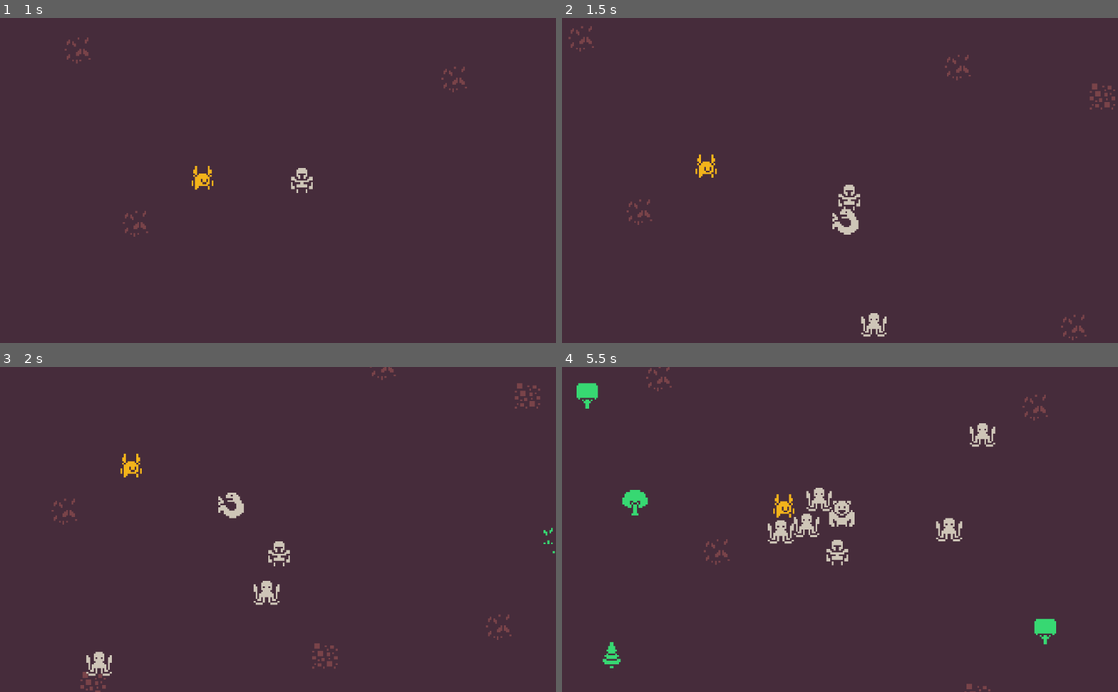
Above: before the commit, frames 1-4 (two rows, left to right).
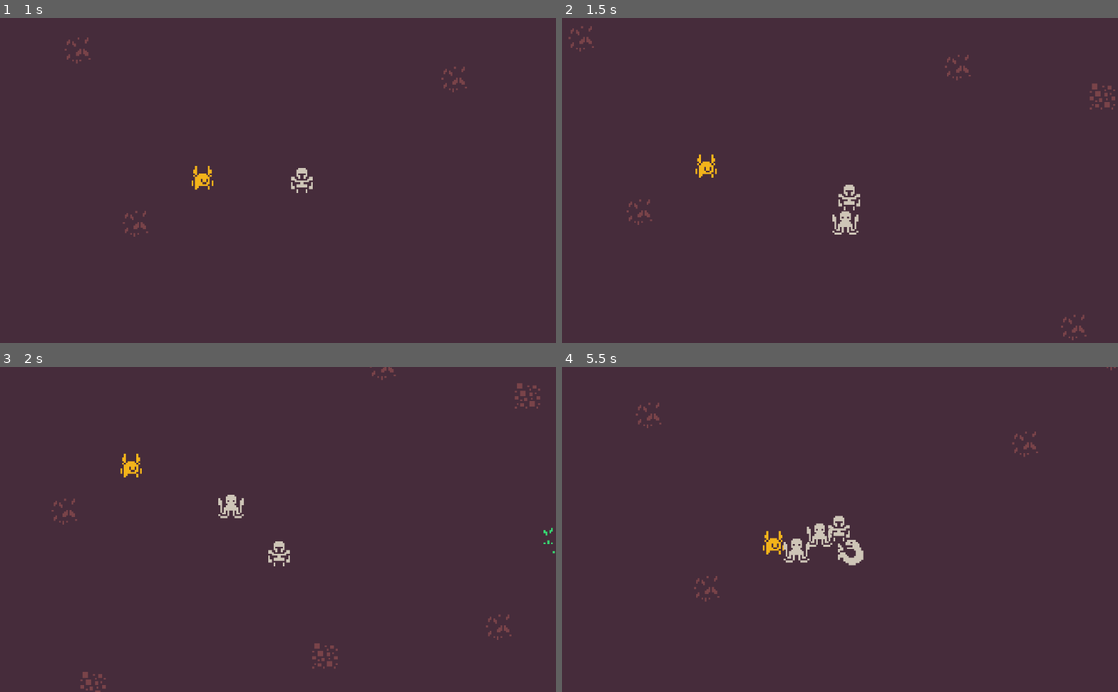
Above: after the commit, the same moments.

Repository: dsg-jam/LD46
Game: Godot game, scene res://assets/scenes/test.tscn
Same seed, same stepped clock (60 frames per second), same inputs: the game is played once before the commit and once after it.
Inputs:
- Up to frame 1 (1 s): tap Enter at 0.5 s; hold Right (player_right) from 0.53 s (still down); tap F (player_mine) at 0.6 s
- Up to frame 2 (1.5 s): release Right (player_right) at 1.28 s; hold Down (player_down) from 1.28 s (still down); tap G (player_place_turret) at 1.35 s
- Up to frame 3 (2 s): keep holding Down (player_down)
- Up to frame 4 (5.5 s): release Down (player_down) at 2.03 s; hold Right (player_right) 2.03-2.78 s; tap F (player_mine) at 2.1, 3.6, 5.1 s; hold Up (player_up) 2.78-3.53 s; tap G (player_place_turret) at 2.85, 4.35 s; hold Left (player_left) 3.53-5.03 s; hold Down (player_down) from 5.03 s (still down)

Frame 1 is identical in both runs. In frame 2, 0.4% of the frame differs, in the area x 48-59%, y 58-99%; in frame 3, 0.6%; in frame 4, 3.5%, in the area x 2-100%, y 0-100%.
Error after the commit: Parse Error: The function "rand_selection_weighted" already exists in this class (at line 10). (res://assets/scripts/math_utils.gd:28)

Commit message:
Turret system (#9)
* Added enemy texture and cleaning up

* Generating enemy with random texture

* Fixing total frame count

* Enemies are now damaging the Companion

Spawn point of enemies is now randomized

* Update Spawn and others

* Fixing

* Update enemy spawner

* add spawn manager

* Add Turret

* Added turrets with bullets

* Fixing turret settings

* Update

Co-authored-by: Simon Berger <simon@siku2.io>

Diff:
--- /dev/null
+++ b/assets/prefabs/Bullet_1.tscn
@@ -0,0 +1,22 @@
+[gd_scene load_steps=4 format=2]
+
+[ext_resource path="res://assets/textures/bullets/bullet_1.tres" type="Texture" id=1]
+[ext_resource path="res://assets/scripts/BulletControl.gd" type="Script" id=2]
+
+[sub_resource type="CircleShape2D" id=1]
+radius = 3.64533
+
+[node name="Bullet" type="KinematicBody2D"]
+script = ExtResource( 2 )
+damage = 20
+
+[node name="Sprite" type="Sprite" parent="."]
+texture = ExtResource( 1 )
+
+[node name="CollisionShape2D" type="CollisionShape2D" parent="."]
+shape = SubResource( 1 )
+
+[node name="Timer" type="Timer" parent="."]
+wait_time = 10.0
+autostart = true
+[connection signal="timeout" from="Timer" to="." method="_on_Timer_timeout"]
--- /dev/null
+++ b/assets/prefabs/Bullet_2.tscn
@@ -0,0 +1,23 @@
+[gd_scene load_steps=4 format=2]
+
+[ext_resource path="res://assets/textures/bullets/bullet_2.tres" type="Texture" id=1]
+[ext_resource path="res://assets/scripts/BulletControl.gd" type="Script" id=2]
+
+[sub_resource type="CircleShape2D" id=1]
+radius = 5.08575
+
+[node name="Bullet" type="KinematicBody2D"]
+position = Vector2( 50, 0 )
+script = ExtResource( 2 )
+speed = 125
+damage = 25
+
+[node name="Sprite" type="Sprite" parent="."]
+texture = ExtResource( 1 )
+
+[node name="CollisionShape2D" type="CollisionShape2D" parent="."]
+shape = SubResource( 1 )
+
+[node name="Timer" type="Timer" parent="."]
+wait_time = 10.0
+[connection signal="timeout" from="Timer" to="." method="_on_Timer_timeout"]
--- /dev/null
+++ b/assets/prefabs/Bullet_3.tscn
@@ -0,0 +1,23 @@
+[gd_scene load_steps=4 format=2]
+
+[ext_resource path="res://assets/textures/bullets/bullet_3.tres" type="Texture" id=1]
+[ext_resource path="res://assets/scripts/BulletControl.gd" type="Script" id=2]
+
+[sub_resource type="CircleShape2D" id=1]
+radius = 7.88493
+
+[node name="Bullet" type="KinematicBody2D"]
+position = Vector2( 50, 0 )
+script = ExtResource( 2 )
+speed = 100
+damage = 100
+
+[node name="Sprite" type="Sprite" parent="."]
+texture = ExtResource( 1 )
+
+[node name="CollisionShape2D" type="CollisionShape2D" parent="."]
+shape = SubResource( 1 )
+
+[node name="Timer" type="Timer" parent="."]
+wait_time = 10.0
+[connection signal="timeout" from="Timer" to="." method="_on_Timer_timeout"]
--- /dev/null
+++ b/assets/prefabs/Turret_1.tscn
@@ -0,0 +1,36 @@
+[gd_scene load_steps=5 format=2]
+
+[ext_resource path="res://assets/textures/turrets/turrets.tres" type="Texture" id=1]
+[ext_resource path="res://assets/scripts/TurretControl.gd" type="Script" id=2]
+
+[sub_resource type="CapsuleShape2D" id=1]
+radius = 5.83787
+height = 7.6501
+
+[sub_resource type="CircleShape2D" id=2]
+radius = 50.0
+
+[node name="Turret" type="KinematicBody2D"]
+position = Vector2( 50, 0 )
+script = ExtResource( 2 )
+upgrade_cost = {
+"iron": 0,
+"stone": 0,
+"wood": 20
+}
+
+[node name="Sprite" type="Sprite" parent="."]
+texture = ExtResource( 1 )
+hframes = 3
+
+[node name="CollisionShape2D" type="CollisionShape2D" parent="."]
+shape = SubResource( 1 )
+
+[node name="Area2D" type="Area2D" parent="."]
+
+[node name="CollisionShape2D" type="CollisionShape2D" parent="Area2D"]
+shape = SubResource( 2 )
+
+[node name="Timer" type="Timer" parent="."]
+autostart = true
+[connection signal="timeout" from="Timer" to="." method="_on_Timer_timeout"]
--- /dev/null
+++ b/assets/prefabs/Turret_2.tscn
@@ -0,0 +1,42 @@
+[gd_scene load_steps=5 format=2]
+
+[ext_resource path="res://assets/textures/turrets/turrets.tres" type="Texture" id=1]
+[ext_resource path="res://assets/scripts/TurretControl.gd" type="Script" id=2]
+
+[sub_resource type="CapsuleShape2D" id=1]
+radius = 5.83787
+height = 7.6501
+
+[sub_resource type="CircleShape2D" id=2]
+radius = 125.0
+
+[node name="Turret" type="KinematicBody2D"]
+position = Vector2( 50, 0 )
+script = ExtResource( 2 )
+level = 2
+combat_speed = 2
+bullet_1_range = 15
+bullet_2_range = 10
+bullet_3_range = 5
+upgrade_cost = {
+"iron": 0,
+"stone": 10,
+"wood": 25
+}
+
+[node name="Sprite" type="Sprite" parent="."]
+texture = ExtResource( 1 )
+hframes = 3
+frame = 1
+
+[node name="CollisionShape2D" type="CollisionShape2D" parent="."]
+shape = SubResource( 1 )
+
+[node name="Area2D" type="Area2D" parent="."]
+
+[node name="CollisionShape2D" type="CollisionShape2D" parent="Area2D"]
+shape = SubResource( 2 )
+
+[node name="Timer" type="Timer" parent="."]
+autostart = true
+[connection signal="timeout" from="Timer" to="." method="_on_Timer_timeout"]
--- /dev/null
+++ b/assets/prefabs/Turret_3.tscn
@@ -0,0 +1,42 @@
+[gd_scene load_steps=5 format=2]
+
+[ext_resource path="res://assets/textures/turrets/turrets.tres" type="Texture" id=1]
+[ext_resource path="res://assets/scripts/TurretControl.gd" type="Script" id=2]
+
+[sub_resource type="CapsuleShape2D" id=1]
+radius = 5.83787
+height = 7.6501
+
+[sub_resource type="CircleShape2D" id=2]
+radius = 200.0
+
+[node name="Turret" type="KinematicBody2D"]
+position = Vector2( 50, 0 )
+script = ExtResource( 2 )
+level = 3
+combat_speed = 4
+bullet_1_range = 10
+bullet_2_range = 15
+bullet_3_range = 7
+upgrade_cost = {
+"iron": 10,
+"stone": 25,
+"wood": 50
+}
+
+[node name="Sprite" type="Sprite" parent="."]
+texture = ExtResource( 1 )
+hframes = 3
+frame = 2
+
+[node name="CollisionShape2D" type="CollisionShape2D" parent="."]
+shape = SubResource( 1 )
+
+[node name="Area2D" type="Area2D" parent="."]
+
+[node name="CollisionShape2D" type="CollisionShape2D" parent="Area2D"]
+shape = SubResource( 2 )
+
+[node name="Timer" type="Timer" parent="."]
+autostart = true
+[connection signal="timeout" from="Timer" to="." method="_on_Timer_timeout"]
--- /dev/null
+++ b/assets/scripts/BulletControl.gd
@@ -0,0 +1,23 @@
+extends KinematicBody2D
+
+export var speed = 150
+export var damage = 10
+
+var enemy_body
+
+func _physics_process(delta):
+	var dir = (enemy_body.position - position).normalized()
+	var is_collision = move_and_collide(dir*speed*delta)
+	if is_collision:
+		var collider = is_collision.get_collider()
+		if collider.is_in_group("enemies"):
+			if not collider.reduce_health(damage):
+				collider.queue_free()
+			queue_free()
+		elif collider.is_in_group("resources"):
+			collider.remove()
+
+
+
+func _on_Timer_timeout():
+	queue_free()
--- a/assets/scripts/CompanionControl.gd
+++ b/assets/scripts/CompanionControl.gd
@@ -12,7 +12,6 @@
 
 func reduce_health(amount):
 	health -= amount
-	print(health)
 	if health <= 0:
 		return false
 	return true
--- a/assets/scripts/EnemyControl.gd
+++ b/assets/scripts/EnemyControl.gd
@@ -35,4 +35,12 @@
 				time_combat += delta
 	else:
 		print("You've lost the game. Companion died :(")
-		queue_free()
+		#queue_free()
+
+
+func reduce_health(amount):
+	health -= amount
+	print(health)
+	if health <= 0:
+		return false
+	return true
--- a/assets/scripts/Manager.gd
+++ b/assets/scripts/Manager.gd
@@ -4,7 +4,7 @@
 
 export var spawn_radius_min: float
 export var spawn_radius_max: float
-export var max_enemies: int = 50
+export var max_enemies: int = 10
 export var max_resources: int = 50
 
 const resource_prefab := preload("res://assets/prefabs/Resource.tscn")
--- /dev/null
+++ b/assets/scripts/TurretControl.gd
@@ -0,0 +1,72 @@
+extends KinematicBody2D
+
+const math_utils := preload("math_utils.gd")
+
+export var health = 100
+export var level = 1
+export var combat_speed = 1
+export var bullet_1_range = 20
+export var bullet_2_range = 5
+export var bullet_3_range = 1
+export var radius = 5
+
+export var upgrade_cost = {"wood": 0, "stone": 0, "iron": 0}
+
+var turrets = [load("res://assets/prefabs/Turret_2.tscn"), load("res://assets/prefabs/Turret_3.tscn")]
+var bullets = [preload("res://assets/prefabs/Bullet_1.tscn"), preload("res://assets/prefabs/Bullet_2.tscn"), preload("res://assets/prefabs/Bullet_3.tscn")]
+
+var rng := RandomNumberGenerator.new()
+
+# Called when the node enters the scene tree for the first time.
+func _ready():
+	rng.randomize()
+
+func create_bullet(bullet, body):
+	var node: Node2D = bullets[bullet].instance()
+	node.enemy_body = body
+	node.position = (body.position - position).normalized() * radius + position
+	get_tree().current_scene.add_child(node)
+
+func turret_area() -> void:
+	for body in $Area2D.get_overlapping_bodies():
+		if !body.is_in_group("enemies"):
+			continue
+
+		var resource = body.get_parent()
+		if !resource:
+			continue
+
+		var bullet_select = math_utils.rand_selection_weighted(rng, {0: bullet_1_range, 1: bullet_2_range, 2: bullet_3_range})
+		create_bullet(bullet_select, body)
+		break
+
+
+
+# Returns true if there are enough resources to upgrade the turret
+#func upgrade_resources(available_resources) -> bool:
+#	if level <= 2:
+#		if available_resources["wood"] >= upgrade_cost["wood"] and available_resources["stone"] >= upgrade_cost["stone"] and available_resources["iron"] >= upgrade_cost["iron"]:
+#			return true
+#		else:
+#			# "Not enough resources"
+#			return false
+#	else:
+#		# "Turret already has max level"
+#		return false
+#
+#
+#func upgrade_turret(available_resources) -> bool:
+#	if upgrade_resources(available_resources):
+#		level += 1
+#		var node: Node2D = turrets[level-2].instance()
+#		node.position = position
+#		queue_free()
+#		get_tree().current_scene.add_child(node)
+#		return true
+#	else:
+#		# "Try again :)"
+#		return false
+
+
+func _on_Timer_timeout():
+	turret_area()
--- a/assets/scripts/math_utils.gd
+++ b/assets/scripts/math_utils.gd
@@ -23,3 +23,18 @@
 	var phi: float = rng.randf_range(0, TAU)
 
 	return Vector2(r * cos(phi), r * sin(phi))
+
+
+static func rand_selection_weighted(rng: RandomNumberGenerator, values: Dictionary):
+	var summed_values := []
+	var running_sum := 0
+	for key in values.keys():
+		running_sum += values[key]
+		summed_values.append([key, running_sum])
+
+	var selection := rng.randi_range(1, ceil(running_sum))
+	for tup in summed_values:
+		if selection <= tup[1]:
+			return tup[0]
+
+	return null
--- /dev/null
+++ b/assets/textures/bullets/bullet_1.tres
@@ -0,0 +1,7 @@
+[gd_resource type="AtlasTexture" load_steps=2 format=2]
+
+[ext_resource path="res://assets/textures/atlas.png" type="Texture" id=1]
+
+[resource]
+atlas = ExtResource( 1 )
+region = Rect2( 432, 320, 16, 16 )
--- /dev/null
+++ b/assets/textures/bullets/bullet_2.tres
@@ -0,0 +1,7 @@
+[gd_resource type="AtlasTexture" load_steps=2 format=2]
+
+[ext_resource path="res://assets/textures/atlas.png" type="Texture" id=1]
+
+[resource]
+atlas = ExtResource( 1 )
+region = Rect2( 432, 336, 16, 16 )
--- /dev/null
+++ b/assets/textures/bullets/bullet_3.tres
@@ -0,0 +1,7 @@
+[gd_resource type="AtlasTexture" load_steps=2 format=2]
+
+[ext_resource path="res://assets/textures/atlas.png" type="Texture" id=1]
+
+[resource]
+atlas = ExtResource( 1 )
+region = Rect2( 432, 384, 16, 16 )
--- /dev/null
+++ b/assets/textures/turrets/turrets.tres
@@ -0,0 +1,7 @@
+[gd_resource type="AtlasTexture" load_steps=2 format=2]
+
+[ext_resource path="res://assets/textures/atlas.png" type="Texture" id=1]
+
+[resource]
+atlas = ExtResource( 1 )
+region = Rect2( 32, 304, 48, 16 )
